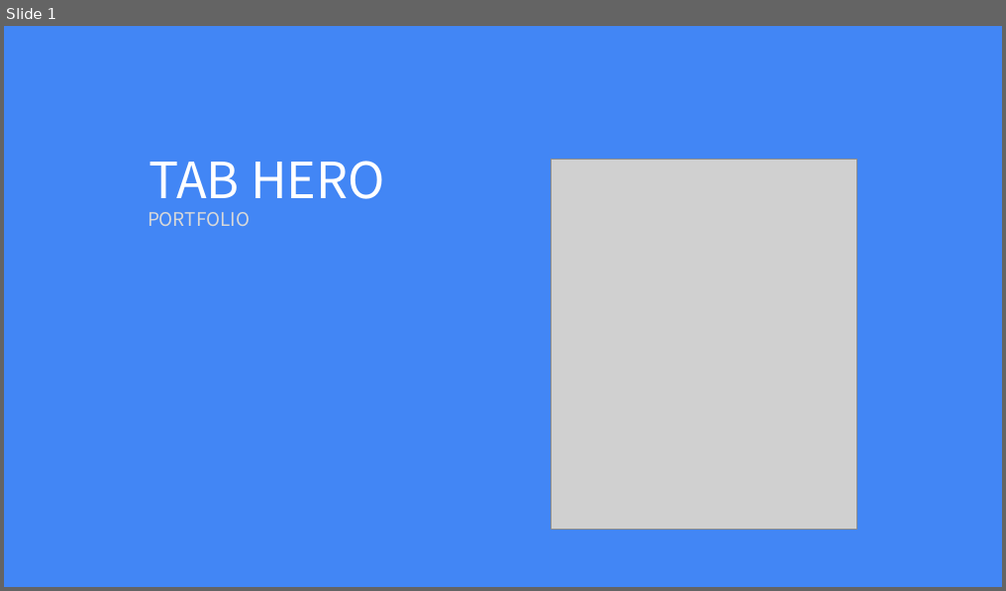
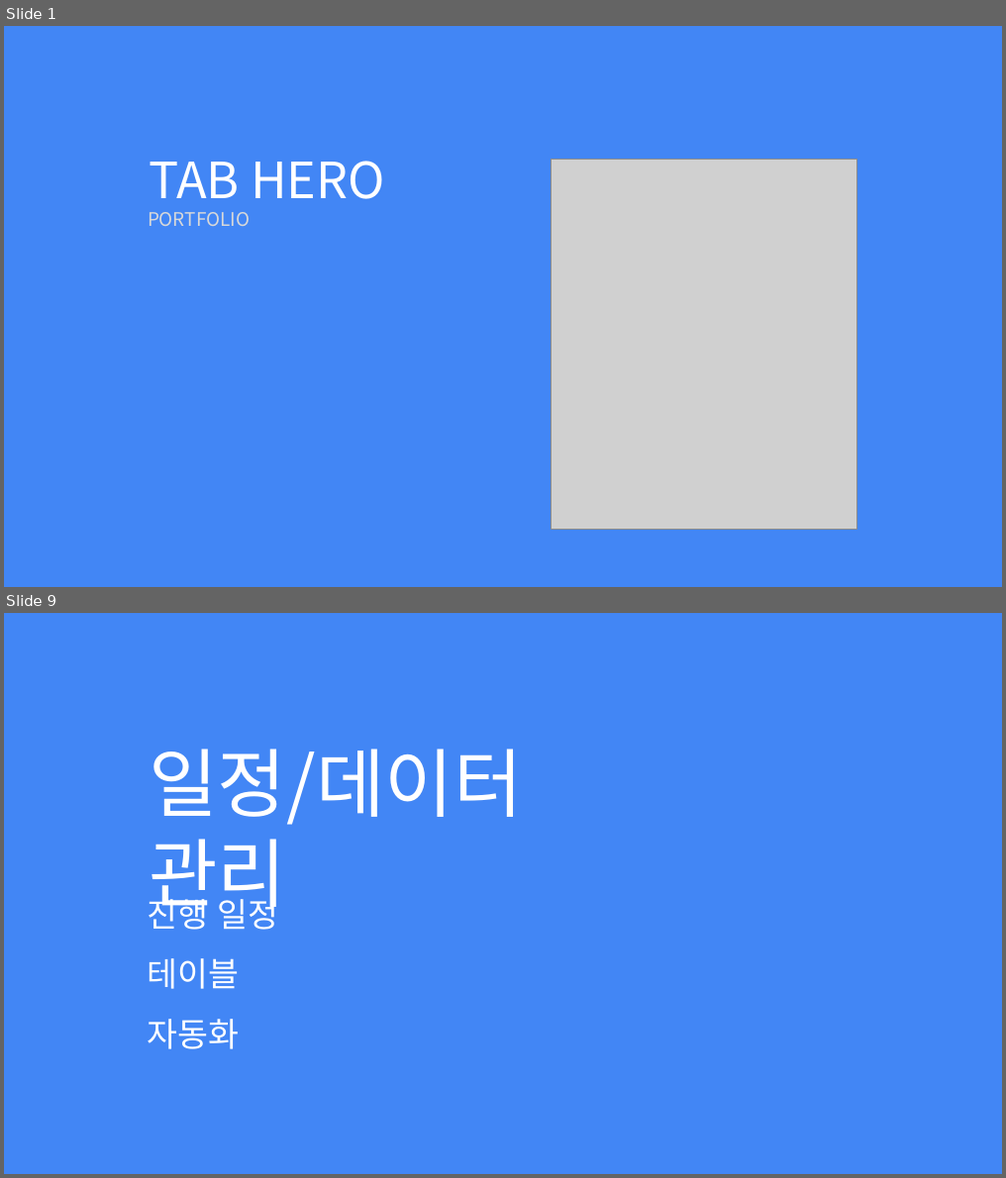
Before and after one commit to Hoyeom/CS-ClickerGame, a slide deck: Documents/TabHero.pptx. Shown one above the other, each under a label of ours: slide 1 before the commit, slides 1 and 9 after it; the slides between them are not shown. The pictures are 1006x591 and 1006x1178 pixels, drawn with LibreOffice and Linux fonts; fonts in the diff are those of the drawing; grey boxes stand for pictures. Boxes give left, top, right and bottom in pixels: in the first picture for what was removed or moved away, otherwise in the second. Text is boxed around its words. In the diff, an @@ line names an element or a change of style, - is before the commit and + after.

```diff
--- a/Documents/TabHero.pptx
+++ b/Documents/TabHero.pptx
@@ slide 9 added at <box>4,613,1002,1174</box>, background #4286F5 @@
@@ text added at <box>149,749,522,920</box>, 72 pt, text #FFFFFF @@
+일정/데이터 관리
@@ text added at <box>147,892,279,1050</box>, 32 pt, text #FFFFFF @@
+진행 일정
+테이블
+자동화
```
Also in this commit, not shown: 2 slides changed, 21 other slides added, 1 slide removed, 14 other files.
